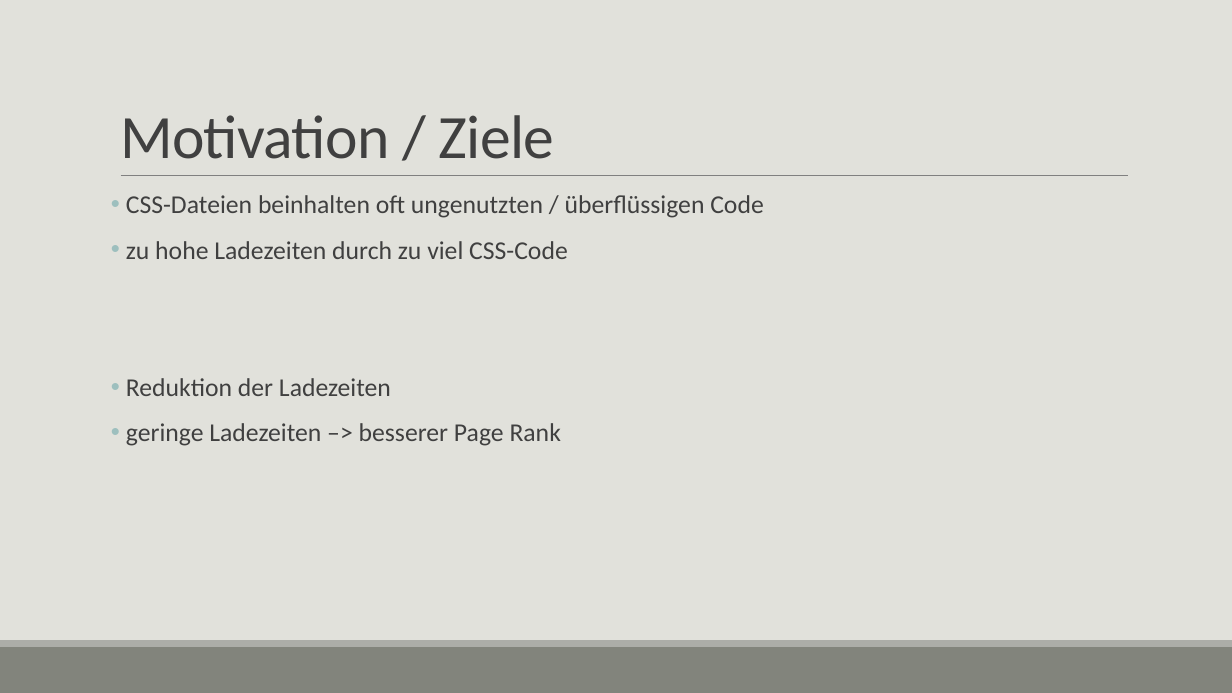
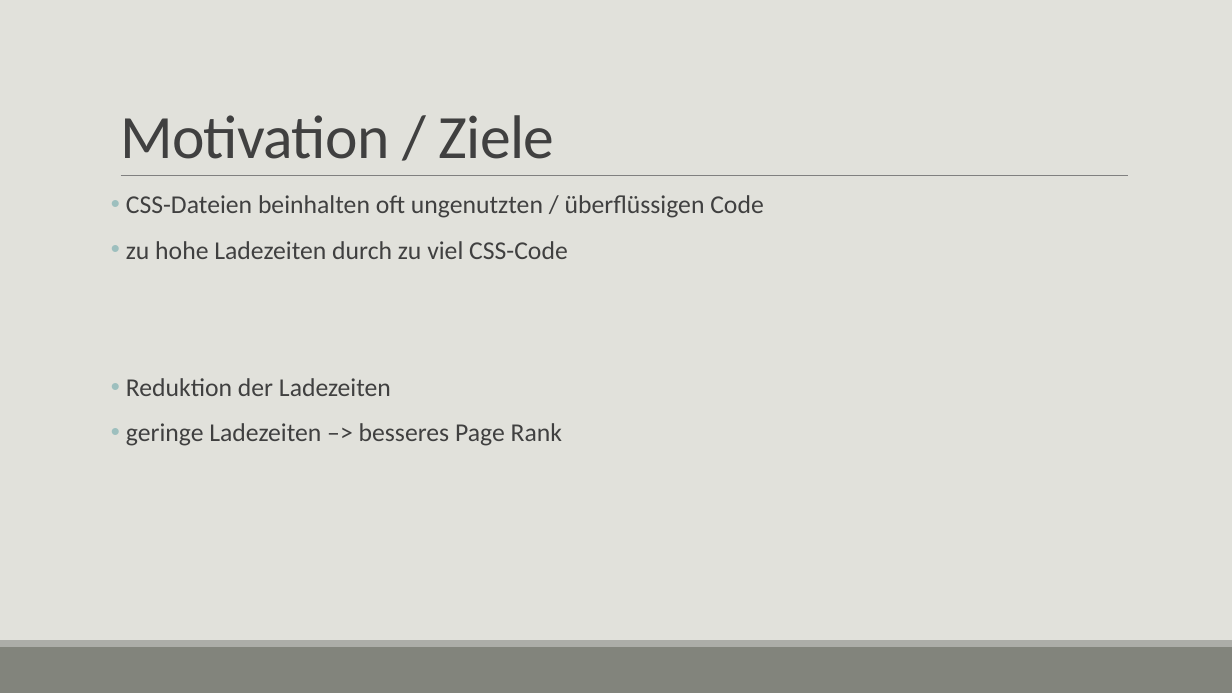
Before and after one commit to olierxleben/compilerconstruction, a slide deck: slide 3 of hausarbeit/praes/Implementierung eines Source-To-Source Compilers zur Optimierung von CSS-Dateien.pptx. Drawn at 1232x693 pixels with LibreOffice and Linux fonts; fonts in the diff are those of the drawing. Boxes give left, top, right and bottom in pixels: in the first picture for what was removed or moved away, otherwise in the second. Text is boxed around its words. In the diff, an @@ line names an element or a change of style, - is before the commit and + after.

Commit message:
powerpoint updated

```diff
--- a/hausarbeit/praes/Implementierung eines Source-To-Source Compilers zur Optimierung von CSS-Dateien.pptx
+++ b/hausarbeit/praes/Implementierung eines Source-To-Source Compilers zur Optimierung von CSS-Dateien.pptx
@@ text at [126, 423, 562, 446]: text changed @@
-• geringe Ladezeiten –> besserer Page Rank
+• geringe Ladezeiten –> besseres Page Rank
```
